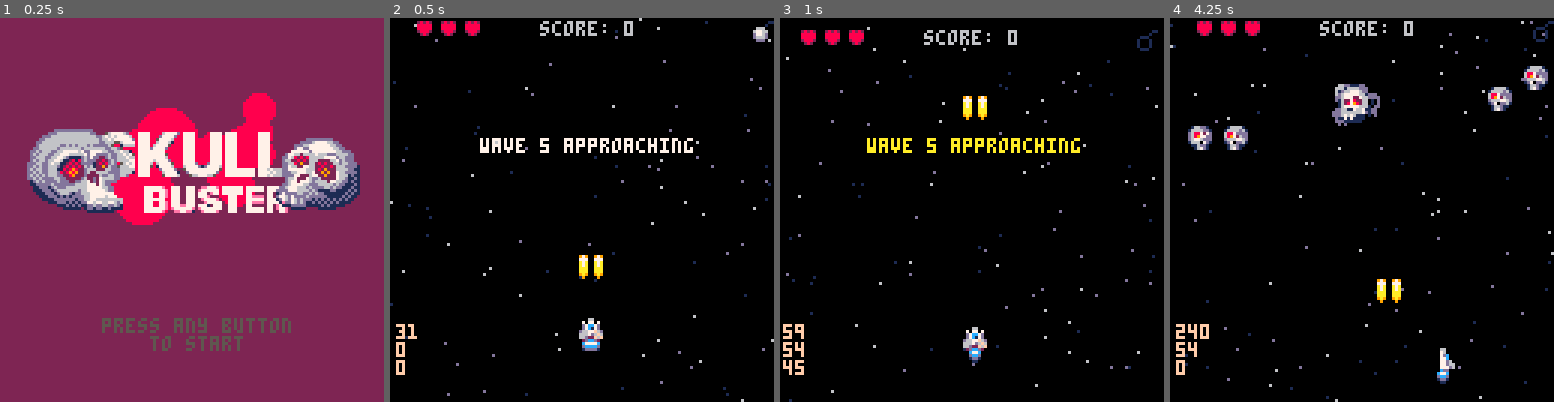
Above: before the commit, frames 1-4 (left to right).
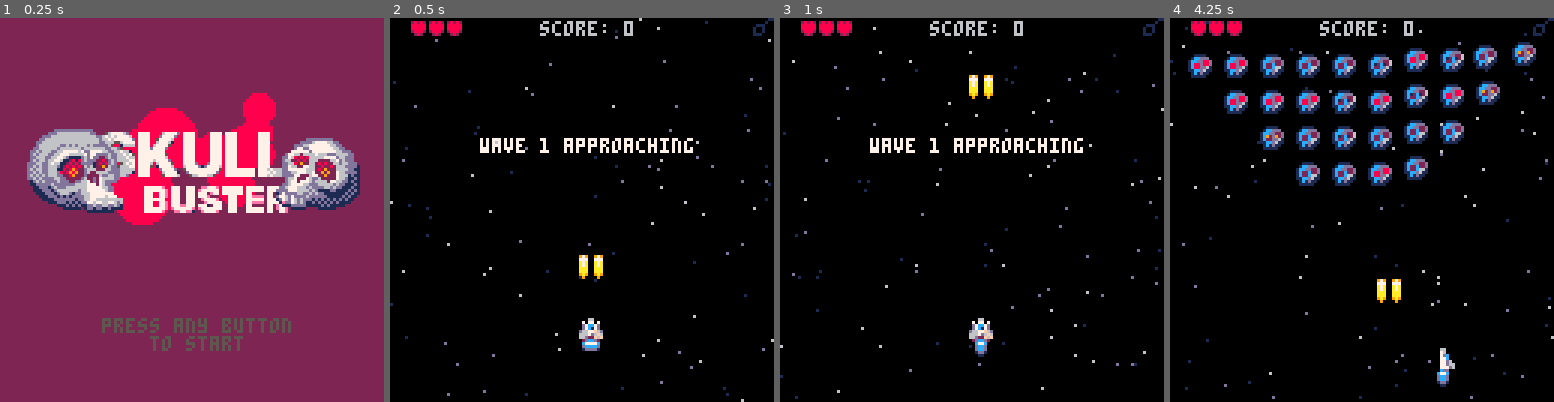
Above: after the commit, the same moments.

Repository: jimmac/pico-shed
Game: PICO-8 cartridge shmup.p8
Two runs of this game, one before a commit and one after it. Both use one fixed random seed, a clock stepped at 60 frames per second and the inputs below.
Inputs:
- Up to frame 1 (0.25 s): no input
- Up to frame 2 (0.5 s): tap X (X key) at 0.33 s
- Up to frame 3 (1 s): tap O (Z key) at 0.7 s
- Up to frame 4 (4.25 s): tap X (X key) at 1.07, 1.85, 2.97, 4.08 s; hold Right 1.6-2.1 s; tap O (Z key) every 0.4 s from 1.7 to 4.1 s; hold Up 2.15-2.42 s; hold Right 2.47-3.03 s; hold Left 3.08-3.58 s; hold Down 3.63-3.97 s; hold Right from 4.02 s (still down)

Frame 1 is identical in both runs. In frame 2, 0.9% of the frame differs, in the area x 1-100%, y 0-93%; in frame 3, 5.7%; in frame 4, 13%, in the area x 0-100%, y 0-100%.

Commit message:
prepare for web export

Diff:
--- a/shmup.p8
+++ b/shmup.p8
@@ -31,7 +31,7 @@
 	music(0)
 	lockout=0
 	t=0
-	debug=true
+	debug=false
 end
 
 function _update60 ()
@@ -75,7 +75,7 @@
 	mode="wavetext"
 	flash=0
 	firet=0
-	wave=4
+	wave=0
 	lastwave=6
 	nextwave()
 	wavet=160
@@ -90,7 +90,7 @@
 	pl.lv=3   --number of lives
 	pl.inv=0  --invincibility
 	          -- frames
- pl.bmb=1  --bombs
+ pl.bmb=0  --bombs
 	pl.deathshake=3 --extra shake when hit
 	flame=4   --spr of flame
 
@@ -133,7 +133,7 @@
   --lives
   for i=1,3 do
 	  if i<=pl.lv then h=9 else h=8 end
-	  spr(h,i*8,0)
+	  spr(h,i*6,0)
   end
   --bombs
   if pl.bmb>0 then
@@ -1184,22 +1184,22 @@
 11ccd61111ccd61111ccd61111ccd611166607d1166607d1166607d11d70dd610dd677722766dddd0dd6777722760d0dd0dd67777722610d0222200002222000
 01c1d11001c1d11001c1d11001c1d1100116dd100116dd100116dd100166d1100d1622782266010d0d1672278226010dd0d167722782611d0000000000000000
 0111110001111100011111000111110000167d1000167d1000167d100167d100001628798266010d00167287982611ddd00167728798601d0000000000000000
-000000000000000000000000000000000011110000111100001111000011110000167777766610dd00167777777610ddd0016677776661100000000000000111
-00dddd0000dddd0000dddd0000dddd0001666a2001666a1001666a1001666a200dd6611766711dd00dd6671717611dd000dd16677116d10000000011001111c1
-0d6776d00d6776d00d6776d00d6776d0066776a2066ff6a1066ff6a1067776a2ddd66666667d1dd0ddd66666666010d00dddd6667766d00000000100011ccc11
-0d1176d00d8876d10daa76d10d8876d1167717a21dddddd1166ff6a1167717a2ddd67676111010d0ddd16676767000000ddd11116766d0000066600011caac11
-16187160168a616116a7716116896161167007e2167007e21d666ad1167006620d117171111000000d1111717110000000ddd11117171000067766001caaaac1
-1677666d1677666d1677666d1677666d1877768218767e8218dddd8118676e820ddd1111110000000ddd11111100000000dddd11111110000d776d001caaaac1
-126d6d6d126d6d6d126d6d6d126d6d6d028888200d888820028888200288882000d0d0000000000000d0d00000000000000d0d00000000000d666d0011caac11
-02d2d2d101d1d1d101d1d1d101d1d1d10022220000112200002222000022220000000000000000000000000000000000000000000000000000ddd000011cc110
-1d666dd11d666dd11d677dd11d666dd1000000000000000000000000000000000000000000000000000000000000000000000000000000000000000000000000
-d66dddddd66dddddd6666dddd66ddddd000000000000000000000000000000000000000000000000000000000000000000000000000000000000001100000000
-6016d01d6006d00d6007600d6006d00d000000000000000000000000000000000000000000000000000000000000000000000000000000000000010000000000
-7176d16d7016d01d7107610d7016d01d000000000000000000000000000000000000000000000000000000000000000000000000000000000011100000000000
-6760dddd6760dddd6760dddd6760dddd000000000000000000000000000000000000000000000000000000000000000000000000000000000100010000000000
-666d6dd166666dd166676dd166666dd1000000000000000000000000000000000000000000000000000000000000000000000000000000000100010000000000
-0666d6100d6d6dd00d6d7dd00d6d6dd0000000000000000000000000000000000000000000000000000000000000000000000000000000000100010000000000
-06060600006060d0006070d0006060d0000000000000000000000000000000000000000000000000000000000000000000000000000000000011100000000000
+000000000000000000000000000000000011110000111100001111000011110000167777766610dd00167777777610ddd001667777666110000000d600000111
+00dddd0000dddd0000dddd0000dddd0001666a2001666a1001666a1001666a200dd6611766711dd00dd6671717611dd000dd16677116d10000000d00001111c1
+0d6776d00d6776d00d6776d00d6776d0066776a2066ff6a1066ff6a1067776a2ddd66666667d1dd0ddd66666666010d00dddd6667766d00000ddd000011ccc11
+0d1176d00d8876d10daa76d10d8876d1167717a21dddddd1166ff6a1167717a2ddd67676111010d0ddd16676767000000ddd11116766d0000d77d00011caac11
+16187160168a616116a7716116896161167007e2167007e21d666ad1167006620d117171111000000d1111717110000000ddd111171710000d77d0001caaaac1
+1677666d1677666d1677666d1677666d1877768218767e8218dddd8118676e820ddd1111110000000ddd11111100000000dddd111111100000dd00001caaaac1
+126d6d6d126d6d6d126d6d6d126d6d6d028888200d888820028888200288882000d0d0000000000000d0d00000000000000d0d00000000000000000011caac11
+02d2d2d101d1d1d101d1d1d101d1d1d10022220000112200002222000022220000000000000000000000000000000000000000000000000000000000011cc110
+1d666dd11d666dd11d677dd11d666dd1000000000000000000000000000000000000000000000000000000000000000000000000000000000000001100000000
+d66dddddd66dddddd6666dddd66ddddd000000000000000000000000000000000000000000000000000000000000000000000000000000000000010000000000
+6016d01d6006d00d6007600d6006d00d000000000000000000000000000000000000000000000000000000000000000000000000000000000011100000000000
+7176d16d7016d01d7107610d7016d01d000000000000000000000000000000000000000000000000000000000000000000000000000000000100100000000000
+6760dddd6760dddd6760dddd6760dddd000000000000000000000000000000000000000000000000000000000000000000000000000000000100100000000000
+666d6dd166666dd166676dd166666dd1000000000000000000000000000000000000000000000000000000000000000000000000000000000111000000000000
+0666d6100d6d6dd00d6d7dd00d6d6dd0000000000000000000000000000000000000000000000000000000000000000000000000000000000000000000000000
+06060600006060d0006070d0006060d0000000000000000000000000000000000000000000000000000000000000000000000000000000000000000000000000
 00000000000000000000000000000000000000000000000000000000000000000000000000000000000000000000000000000000000000000000000000000000
 000000000000000000ddddddddddddd0000000000000000000000000000000000000000000000000000000000000000000000000000000000000000000000000
 0000000000000000ddd66666666666dd0005677776d0007777000067777d07777000007777077770000000777700000000000000000000000000000000000000
